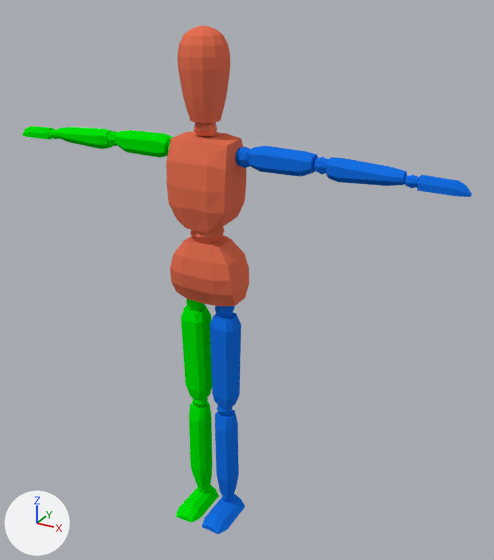
The Blender file Assets/Character/stick-figure.blend, before and after one commit.
Camera for both pictures: a 50 mm lens placed at (1.026, -1.623, 1.716), pointed at (0.094, 0.07, 0.87). Lighting does not change. The marker at lower left points along +X, +Y and +Z.
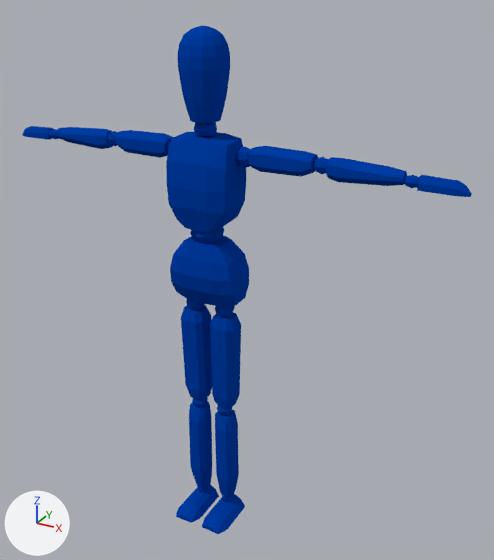
Patch to the scene script:
```diff
--- a/Assets/Character/stick-figure.blend.py
+++ b/Assets/Character/stick-figure.blend.py
@@ mat_blue @@
+mat_blue = diffuse_material('Blue')
+mat_blue.base_color = (0.0, 0.0471, 0.381)  # blue #003da6
@@ me_cube_001 @@
 me_cube_001.from_pydata(...)  # 1000 vertices, 936 faces; spans x -0.73..0.73, y -0.12..0.08, z -0.91..0.69
 # used by ob_cube; location = (-0.001, 0.005, 0.913)
+# me_cube_001 part 1: all 340 faces that had it switch from mat_left_arm_and_leg (blue #1770e7) to mat_blue (blue #003da6)
+# me_cube_001 part 2: all 340 faces that had it switch from mat_right_arm_and_leg (green #00e707) to mat_blue (blue #003da6)
+# me_cube_001 part 3: all 256 faces that had it switch from mat_body (orange #e77153) to mat_blue (blue #003da6)
```

Where the change shows, as pixel boxes (x1, y1, x2, y2) in the pictures (494 x 560 px):
part 1 of me_cube_001, recoloured: (202, 146, 472, 534) in both
part 2 of me_cube_001, recoloured (green to blue): (22, 126, 219, 523) in both
part 3 of me_cube_001, recoloured: (166, 26, 249, 306) in both
